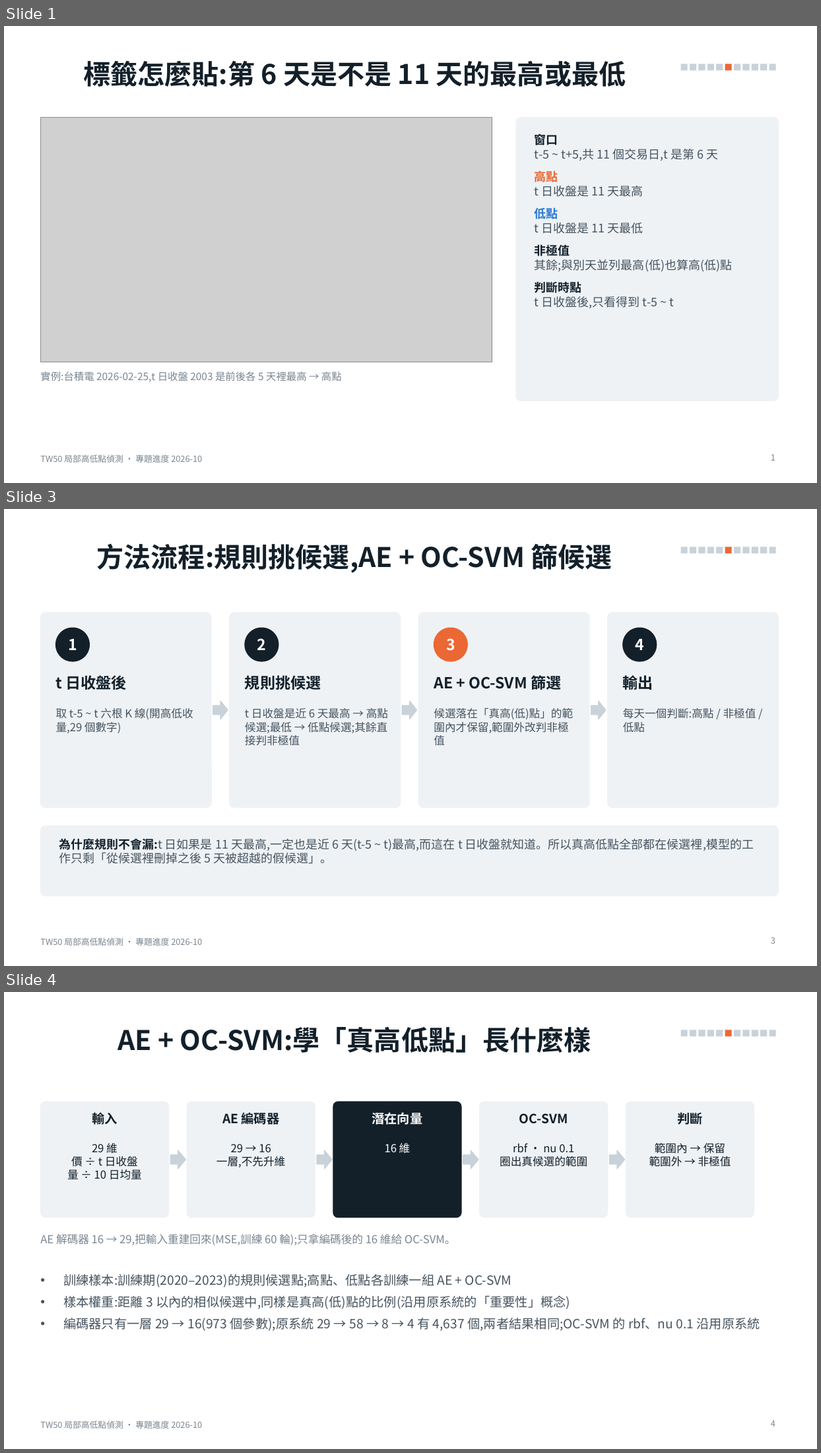
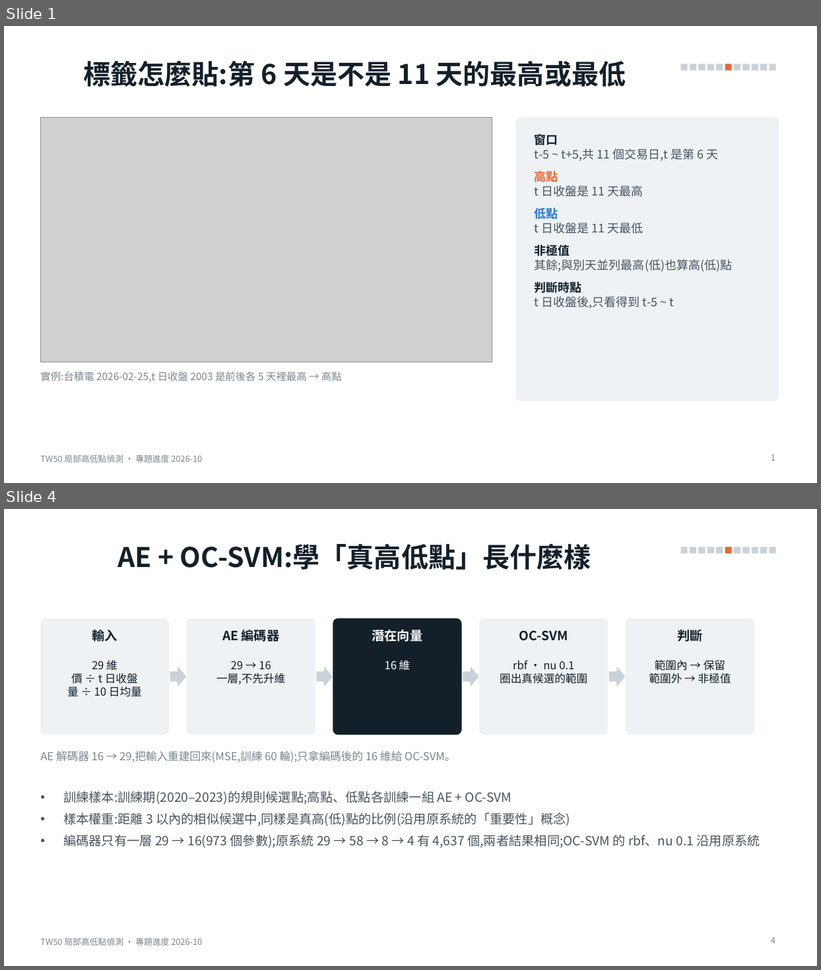
Before and after one commit to alextixu/fcukproject, a slide deck: method_kline_peak/report/TW50_局部高低點_專題進度.pptx. Shown one above the other, each under a label of ours: slides 1, 3 and 4 before the commit, slides 1 and 4 after it; the slides between them are not shown. The pictures are 821x1453 and 821x970 pixels, drawn with LibreOffice and Linux fonts; fonts in the diff are those of the drawing; grey boxes stand for pictures. Boxes give left, top, right and bottom in pixels: in the first picture for what was removed or moved away, otherwise in the second. Text is boxed around its words. In the diff, an @@ line names an element or a change of style, - is before the commit and + after.

```diff
--- a/method_kline_peak/report/TW50_局部高低點_專題進度.pptx
+++ b/method_kline_peak/report/TW50_局部高低點_專題進度.pptx
@@ slide 3 removed at bbox=[4, 509, 817, 966], background #FFFFFF; not listed: 12 template elements that a slide beside it also shows @@
@@ title removed at bbox=[97, 543, 613, 573] @@
-方法流程:規則挑候選,AE + OC-SVM 篩候選
@@ rounded rectangle removed at bbox=[40, 613, 211, 808] @@
@@ rounded rectangle removed at bbox=[230, 613, 401, 808] @@
@@ rounded rectangle removed at bbox=[418, 613, 589, 808] @@
@@ rounded rectangle removed at bbox=[608, 613, 779, 808] @@
@@ ellipse removed at bbox=[56, 628, 89, 661] @@
@@ text removed at bbox=[68, 639, 77, 650] @@
-1
@@ ellipse removed at bbox=[245, 628, 279, 661] @@
@@ text removed at bbox=[257, 638, 267, 650] @@
-2
@@ ellipse removed at bbox=[434, 628, 467, 661] @@
@@ text removed at bbox=[446, 638, 455, 651] @@
-3
@@ ellipse removed at bbox=[623, 628, 657, 661] @@
@@ text removed at bbox=[635, 639, 644, 650] @@
-4
@@ text removed at bbox=[56, 675, 126, 690] @@
-t 日收盤後
@@ text removed at bbox=[245, 675, 321, 690] @@
-規則挑候選
@@ text removed at bbox=[434, 673, 561, 692] @@
-AE + OC-SVM 篩選
@@ text removed at bbox=[623, 675, 653, 690] @@
-輸出
@@ right arrow removed at bbox=[213, 701, 228, 720] @@
@@ right arrow removed at bbox=[403, 701, 417, 720] @@
@@ right arrow removed at bbox=[591, 701, 606, 720] @@
@@ text removed at bbox=[56, 708, 193, 733] @@
-取 t-5 ~ t 六根 K 線(開高低收量,29 個數字)
@@ text removed at bbox=[245, 708, 388, 746] @@
-t 日收盤是近 6 天最高 → 高點候選;最低 → 低點候選;其餘直接判非極值
@@ text removed at bbox=[434, 708, 573, 746] @@
-候選落在「真高(低)點」的範圍內才保留,範圍外改判非極值
@@ text removed at bbox=[623, 708, 756, 733] @@
-每天一個判斷:高點 / 非極值 / 低點
@@ rounded rectangle removed at bbox=[40, 826, 779, 896] @@
@@ text removed at bbox=[59, 838, 754, 864] @@
-為什麼規則不會漏:t 日如果是 11 天最高,一定也是近 6 天(t-5 ~ t)最高,而這在 t 日收盤就知道。所以真高低點全部都在候選裡,模型的工作只剩「從候選裡刪掉之後 5 天被超越的假候選」。
@@ page number removed at bbox=[771, 937, 776, 944] @@
-3
```
Also in this commit, not shown: 1 slide added, 2 other files.
